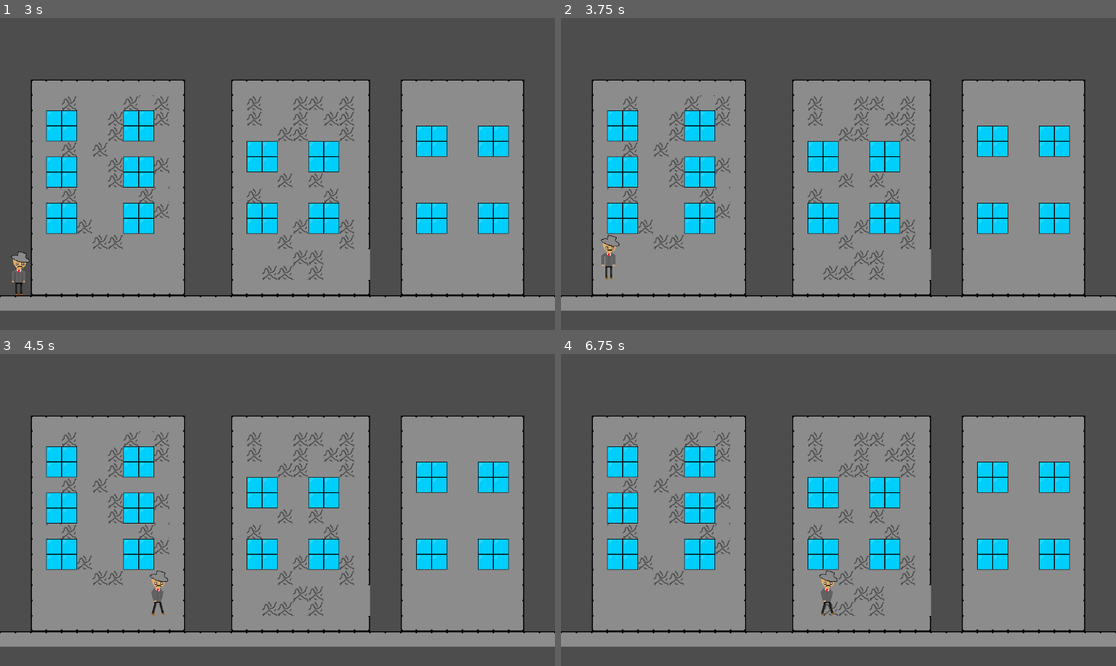
Above: before the commit, frames 1-4 (two rows, left to right).
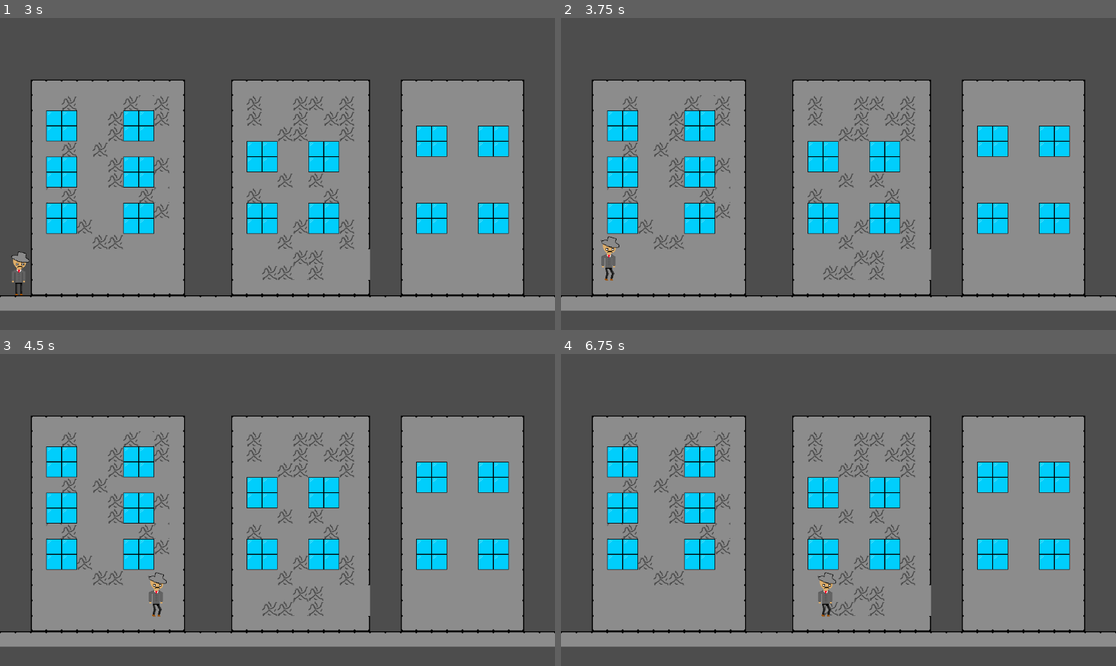
Above: after the commit, the same moments.

Repository: sentinelle28/Lost_control
Game: Godot game, scene res://Menu/Main_menu/main_menu.tscn
Two runs of this game, one before a commit and one after it. Both use one fixed random seed, a clock stepped at 60 frames per second and the inputs below.
Inputs:
- Up to frame 1 (3 s): click "Play game" at 0.5 s; click "Go back to the main menu" at 1.25 s; click "Play game" at 2 s; click "Play tutorial" at 2.75 s
- Up to frame 2 (3.75 s): tap Enter at 3.5 s; hold Right (move_right) from 3.53 s (still down); tap Space (jump) at 3.6 s
- Up to frame 3 (4.5 s): keep holding Right (move_right); tap Space (jump) at 3.77, 4.07, 4.35 s
- Up to frame 4 (6.75 s): tap Space (jump) at 4.52, 4.82, 5.1, 5.85, 6.02, 6.32, 6.6 s; release Right (move_right) at 5.03 s; hold Left (move_left) 5.03-5.78 s; hold Right (move_right) from 5.78 s (still down)

Frame 1 is identical in both runs. In frame 2, 0.1% of the frame differs, in the area x 7-11%, y 69-85%; in frame 3, 0.2%, in the area x 26-31%, y 69-85%; in frame 4, 0.2%.

Commit message:
Made the player jump

Diff:
--- a/player/player.gd
+++ b/player/player.gd
@@ -6,8 +6,9 @@
 const SPEED = 300
 const JUMP_VELOCITY = -400.0
 
+var air_direction = 0
+
 var gravity = ProjectSettings.get_setting("physics/2d/default_gravity")
-var last_direction = 1
 
 # Called every frame. 'delta' is the elapsed time since the previous frame.
 func _process(delta):
@@ -37,20 +38,24 @@
 		float: delta the current fraction of second
 
 	"""
-	if not is_on_floor():
+	if is_on_floor():
+		air_direction = 0
+		coyete_time = 0.1
+	else:
+		air_direction = 1
+
 		if coyete_time > 0:
 			coyete_time -= delta
 		velocity.y += gravity * delta
-	else:
-		coyete_time = 0.1
+
 
 func horizontal_input():
 	var direction
 	if PlayerInputAutoload.input["move_left"].is_usable:
 		direction = Input.get_axis("move_left","move_right")
-		animtree["parameters/BlendSpace1D/blend_position"] = direction
 	else:
 		direction = 0
+	animtree["parameters/BlendSpace2D/blend_position"] = Vector2(direction,air_direction)
 	set_direction(direction)
 
 	if direction != 0:
--- a/player/player.tscn
+++ b/player/player.tscn
@@ -1,9 +1,10 @@
-[gd_scene load_steps=28 format=3 uid="uid://c61ua1yxhblfx"]
+[gd_scene load_steps=34 format=3 uid="uid://c61ua1yxhblfx"]
 
 [ext_resource type="Texture2D" uid="uid://cyeuvs2xlbvoo" path="res://asset/player_asset/idle/base_caracter.png" id="1_66rfd"]
 [ext_resource type="Script" path="res://player/player.gd" id="1_kjlmx"]
 [ext_resource type="Texture2D" uid="uid://d1jm7uvlqa1y5" path="res://asset/player_asset/move_left/move_left.png" id="2_fsplc"]
 [ext_resource type="Texture2D" uid="uid://cmt8gv6l6fi5h" path="res://asset/player_asset/idle/idle_spritesheet.png" id="3_qq2yp"]
+[ext_resource type="Texture2D" uid="uid://dx3jtahc8m12b" path="res://asset/player_asset/jump/jump.png" id="4_eiq7y"]
 
 [sub_resource type="RectangleShape2D" id="RectangleShape2D_162tb"]
 size = Vector2(39, 92)
@@ -31,6 +32,18 @@
 [sub_resource type="AtlasTexture" id="AtlasTexture_4gsks"]
 atlas = ExtResource("3_qq2yp")
 region = Rect2(500, 0, 100, 100)
+
+[sub_resource type="AtlasTexture" id="AtlasTexture_f4gw5"]
+atlas = ExtResource("4_eiq7y")
+region = Rect2(0, 0, 100, 100)
+
+[sub_resource type="AtlasTexture" id="AtlasTexture_iwrrq"]
+atlas = ExtResource("4_eiq7y")
+region = Rect2(100, 0, 100, 100)
+
+[sub_resource type="AtlasTexture" id="AtlasTexture_7idi8"]
+atlas = ExtResource("4_eiq7y")
+region = Rect2(200, 0, 100, 100)
 
 [sub_resource type="AtlasTexture" id="AtlasTexture_ua412"]
 atlas = ExtResource("2_fsplc")
@@ -83,6 +96,20 @@
 }],
 "loop": true,
 "name": &"idle",
+"speed": 5.0
+}, {
+"frames": [{
+"duration": 1.0,
+"texture": SubResource("AtlasTexture_f4gw5")
+}, {
+"duration": 1.0,
+"texture": SubResource("AtlasTexture_iwrrq")
+}, {
+"duration": 1.0,
+"texture": SubResource("AtlasTexture_7idi8")
+}],
+"loop": true,
+"name": &"jump",
 "speed": 5.0
 }, {
 "frames": [{
@@ -105,6 +132,91 @@
 "name": &"move",
 "speed": 5.0
 }]
+
+[sub_resource type="Animation" id="Animation_soqg3"]
+length = 0.001
+tracks/0/type = "value"
+tracks/0/imported = false
+tracks/0/enabled = true
+tracks/0/path = NodePath("AnimatedSprite2D:animation")
+tracks/0/interp = 1
+tracks/0/loop_wrap = true
+tracks/0/keys = {
+"times": PackedFloat32Array(0),
+"transitions": PackedFloat32Array(1),
+"update": 1,
+"values": [&"move"]
+}
+tracks/1/type = "value"
+tracks/1/imported = false
+tracks/1/enabled = true
+tracks/1/path = NodePath("AnimatedSprite2D:frame")
+tracks/1/interp = 1
+tracks/1/loop_wrap = true
+tracks/1/keys = {
+"times": PackedFloat32Array(0),
+"transitions": PackedFloat32Array(1),
+"update": 1,
+"values": [0]
+}
+
+[sub_resource type="Animation" id="Animation_jettu"]
+resource_name = "idle"
+length = 1.2
+loop_mode = 1
+tracks/0/type = "value"
+tracks/0/imported = false
+tracks/0/enabled = true
+tracks/0/path = NodePath("AnimatedSprite2D:animation")
+tracks/0/interp = 1
+tracks/0/loop_wrap = true
+tracks/0/keys = {
+"times": PackedFloat32Array(0),
+"transitions": PackedFloat32Array(1),
+"update": 1,
+"values": [&"idle"]
+}
+tracks/1/type = "value"
+tracks/1/imported = false
+tracks/1/enabled = true
+tracks/1/path = NodePath("AnimatedSprite2D:frame")
+tracks/1/interp = 1
+tracks/1/loop_wrap = true
+tracks/1/keys = {
+"times": PackedFloat32Array(0, 0.2, 0.4, 0.6, 0.8, 1, 1.2),
+"transitions": PackedFloat32Array(1, 1, 1, 1, 1, 1, 1),
+"update": 1,
+"values": [0, 1, 2, 3, 4, 5, 0]
+}
+
+[sub_resource type="Animation" id="Animation_5j3vi"]
+resource_name = "jump"
+length = 0.05
+step = 0.05
+tracks/0/type = "value"
+tracks/0/imported = false
+tracks/0/enabled = true
+tracks/0/path = NodePath("AnimatedSprite2D:animation")
+tracks/0/interp = 1
+tracks/0/loop_wrap = true
+tracks/0/keys = {
+"times": PackedFloat32Array(0),
+"transitions": PackedFloat32Array(1),
+"update": 1,
+"values": [&"jump"]
+}
+tracks/1/type = "value"
+tracks/1/imported = false
+tracks/1/enabled = true
+tracks/1/path = NodePath("AnimatedSprite2D:frame")
+tracks/1/interp = 1
+tracks/1/loop_wrap = true
+tracks/1/keys = {
+"times": PackedFloat32Array(0, 0.05),
+"transitions": PackedFloat32Array(1, 1),
+"update": 1,
+"values": [0, 1]
+}
 
 [sub_resource type="Animation" id="Animation_6mrti"]
 resource_name = "walk"
@@ -135,94 +247,45 @@
 "values": [0, 1, 3, 4]
 }
 
-[sub_resource type="Animation" id="Animation_soqg3"]
-length = 0.001
-tracks/0/type = "value"
-tracks/0/imported = false
-tracks/0/enabled = true
-tracks/0/path = NodePath("AnimatedSprite2D:animation")
-tracks/0/interp = 1
-tracks/0/loop_wrap = true
-tracks/0/keys = {
-"times": PackedFloat32Array(0),
-"transitions": PackedFloat32Array(1),
-"update": 1,
-"values": [&"move"]
-}
-tracks/1/type = "value"
-tracks/1/imported = false
-tracks/1/enabled = true
-tracks/1/path = NodePath("AnimatedSprite2D:frame")
-tracks/1/interp = 1
-tracks/1/loop_wrap = true
-tracks/1/keys = {
-"times": PackedFloat32Array(0),
-"transitions": PackedFloat32Array(1),
-"update": 1,
-"values": [0]
-}
-
-[sub_resource type="Animation" id="Animation_jettu"]
-resource_name = "idle"
-length = 1.2
-loop_mode = 1
-tracks/0/type = "value"
-tracks/0/imported = false
-tracks/0/enabled = true
-tracks/0/path = NodePath("AnimatedSprite2D:animation")
-tracks/0/interp = 1
-tracks/0/loop_wrap = true
-tracks/0/keys = {
-"times": PackedFloat32Array(0),
-"transitions": PackedFloat32Array(1),
-"update": 1,
-"values": [&"idle"]
-}
-tracks/1/type = "value"
-tracks/1/imported = false
-tracks/1/enabled = true
-tracks/1/path = NodePath("AnimatedSprite2D:frame")
-tracks/1/interp = 1
-tracks/1/loop_wrap = true
-tracks/1/keys = {
-"times": PackedFloat32Array(0, 0.2, 0.4, 0.6, 0.8, 1, 1.2),
-"transitions": PackedFloat32Array(1, 1, 1, 1, 1, 1, 1),
-"update": 1,
-"values": [0, 1, 2, 3, 4, 5, 0]
-}
-
 [sub_resource type="AnimationLibrary" id="AnimationLibrary_tvf6m"]
 _data = {
 "RESET": SubResource("Animation_soqg3"),
 "idle": SubResource("Animation_jettu"),
+"jump": SubResource("Animation_5j3vi"),
 "walk": SubResource("Animation_6mrti")
 }
 
-[sub_resource type="AnimationNodeAnimation" id="AnimationNodeAnimation_vwwyq"]
+[sub_resource type="AnimationNodeAnimation" id="AnimationNodeAnimation_d6bjs"]
 animation = &"walk"
 
-[sub_resource type="AnimationNodeAnimation" id="AnimationNodeAnimation_dcmg0"]
+[sub_resource type="AnimationNodeAnimation" id="AnimationNodeAnimation_yp4hh"]
+animation = &"jump"
+
+[sub_resource type="AnimationNodeAnimation" id="AnimationNodeAnimation_unmet"]
 animation = &"walk"
 
-[sub_resource type="AnimationNodeAnimation" id="AnimationNodeAnimation_wik7g"]
+[sub_resource type="AnimationNodeAnimation" id="AnimationNodeAnimation_wte6l"]
 animation = &"idle"
 
-[sub_resource type="AnimationNodeBlendSpace1D" id="AnimationNodeBlendSpace1D_tw4vk"]
-blend_point_0/node = SubResource("AnimationNodeAnimation_vwwyq")
-blend_point_0/pos = -1.0
-blend_point_1/node = SubResource("AnimationNodeAnimation_dcmg0")
-blend_point_1/pos = 1.0
-blend_point_2/node = SubResource("AnimationNodeAnimation_wik7g")
-blend_point_2/pos = 0.0
+[sub_resource type="AnimationNodeBlendSpace2D" id="AnimationNodeBlendSpace2D_qetp5"]
+blend_point_0/node = SubResource("AnimationNodeAnimation_d6bjs")
+blend_point_0/pos = Vector2(-1, 0)
+blend_point_1/node = SubResource("AnimationNodeAnimation_yp4hh")
+blend_point_1/pos = Vector2(0, 1)
+blend_point_2/node = SubResource("AnimationNodeAnimation_unmet")
+blend_point_2/pos = Vector2(1, 0)
+blend_point_3/node = SubResource("AnimationNodeAnimation_wte6l")
+blend_point_3/pos = Vector2(0, 0)
 blend_mode = 1
 
-[sub_resource type="AnimationNodeStateMachineTransition" id="AnimationNodeStateMachineTransition_uujis"]
+[sub_resource type="AnimationNodeStateMachineTransition" id="AnimationNodeStateMachineTransition_7me7p"]
 advance_mode = 2
 
 [sub_resource type="AnimationNodeStateMachine" id="AnimationNodeStateMachine_7v7tu"]
-states/BlendSpace1D/node = SubResource("AnimationNodeBlendSpace1D_tw4vk")
-states/BlendSpace1D/position = Vector2(577, 116)
-transitions = ["Start", "BlendSpace1D", SubResource("AnimationNodeStateMachineTransition_uujis")]
+states/BlendSpace2D/node = SubResource("AnimationNodeBlendSpace2D_qetp5")
+states/BlendSpace2D/position = Vector2(450, 92)
+states/Start/position = Vector2(174, 77)
+transitions = ["Start", "BlendSpace2D", SubResource("AnimationNodeStateMachineTransition_7me7p")]
 
 [node name="player" type="CharacterBody2D"]
 slide_on_ceiling = false
@@ -247,4 +310,4 @@
 }
 tree_root = SubResource("AnimationNodeStateMachine_7v7tu")
 anim_player = NodePath("../AnimationPlayer")
-parameters/BlendSpace1D/blend_position = -0.00204289
+parameters/BlendSpace2D/blend_position = Vector2(-1, 0.00529099)
Binary file added: asset/player_asset/jump/jump.png
Not shown, added: asset/player_asset/jump/jump.png.import
